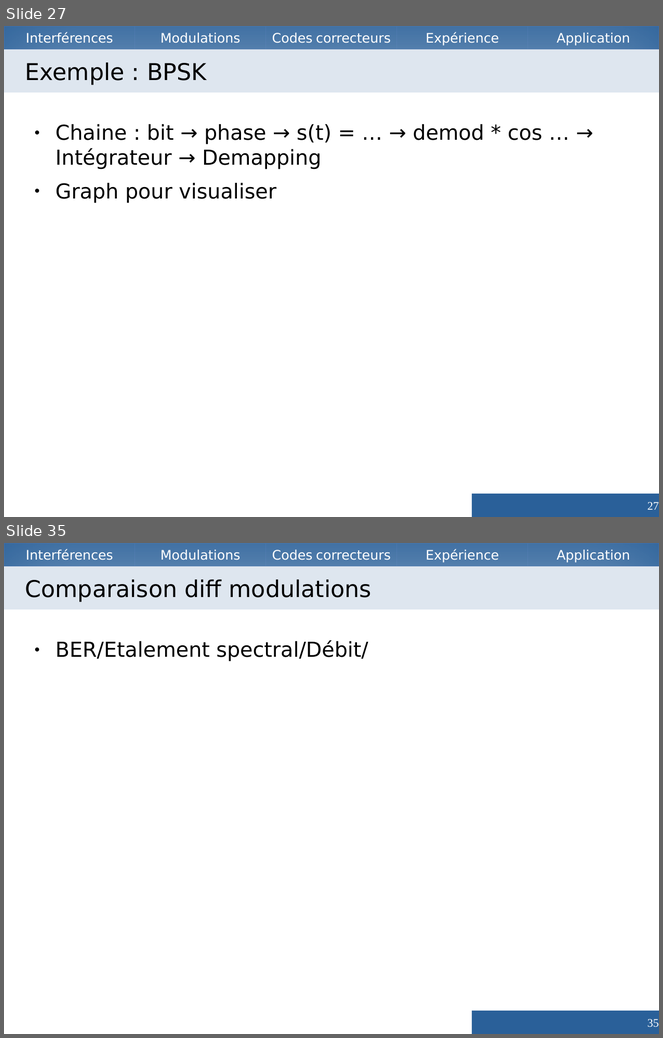
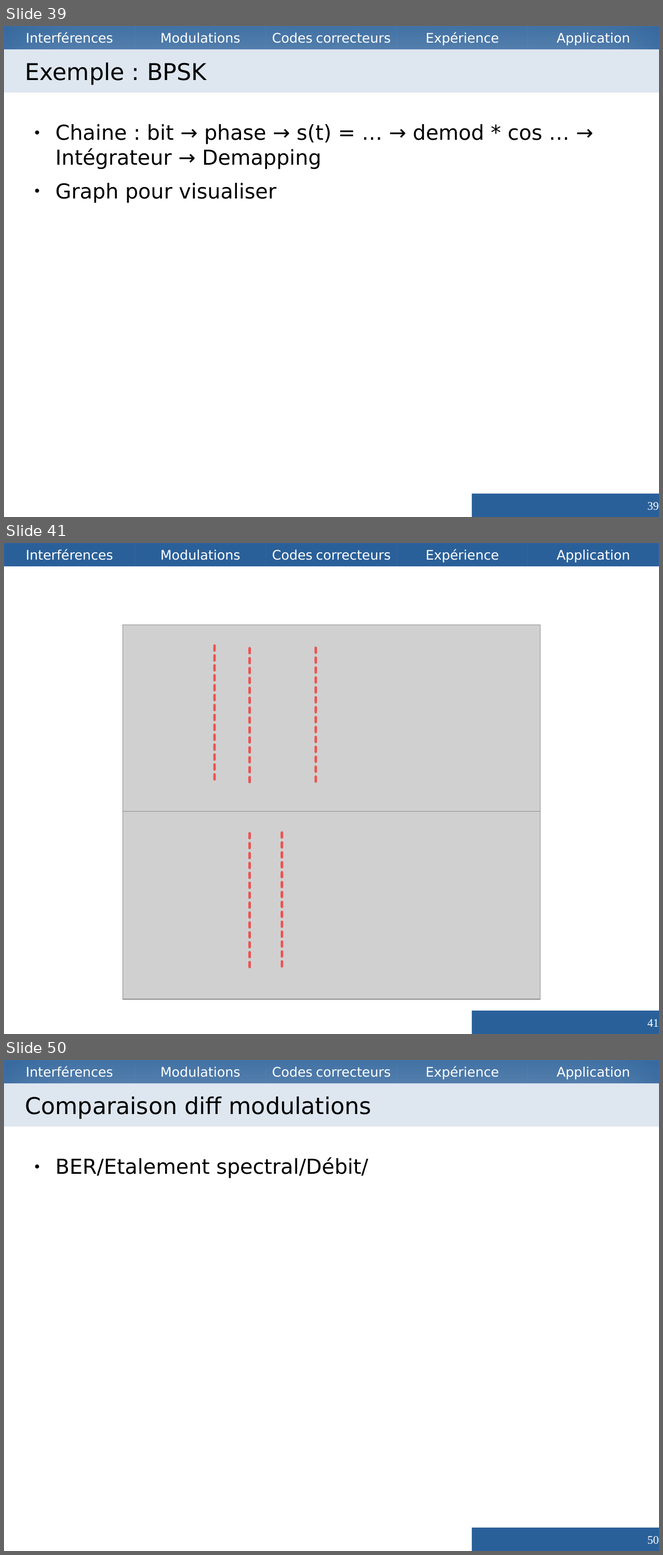
Before and after one commit to Vzrod/tipe, a slide deck: TIPE.odp. Shown one above the other, each under a label of ours: slides 27 and 35 before the commit, slides 39, 41 and 50 after it; the slides between them are not shown. The pictures are 663x1038 and 663x1555 pixels, drawn with LibreOffice and Linux fonts; fonts in the diff are those of the drawing; grey boxes stand for pictures. Boxes give left, top, right and bottom in pixels: in the first picture for what was removed or moved away, otherwise in the second. Text is boxed around its words. In the diff, an @@ line names an element or a change of style, - is before the commit and + after.

```diff
--- a/TIPE.odp
+++ b/TIPE.odp
@@ slide 41 added at bbox=[4, 543, 659, 1034], background #FFFFFF; not listed: 5 template elements that a slide beside it also shows @@
@@ picture added at bbox=[123, 625, 540, 813] @@
@@ line added from (215, 646) to (215, 784), #FF0000 3 pt dashed @@
@@ line added from (249, 648) to (249, 787), #FF0000 3 pt dashed @@
@@ line added from (316, 648) to (316, 787), #FF0000 3 pt dashed @@
@@ picture added at bbox=[123, 812, 540, 1000] @@
@@ line added from (249, 834) to (249, 973), #FF0000 3 pt dashed @@
@@ line added from (282, 833) to (282, 971), #FF0000 3 pt dashed @@
@@ page number added at bbox=[472, 1011, 659, 1034], fill #2A6099, 14 pt, text #FFFFFF @@
+41
@@ what was slide 27 is now slide 39 @@
@@ page number at bbox=[648, 502, 659, 511]: text changed @@
-27
+39
@@ what was slide 35 is now slide 50 @@
@@ page number at bbox=[648, 1536, 659, 1545]: text changed @@
-35
+50
```
Also in this commit, not shown: 6 slides changed, 19 other slides added, 3 slides removed, 6 other files.
